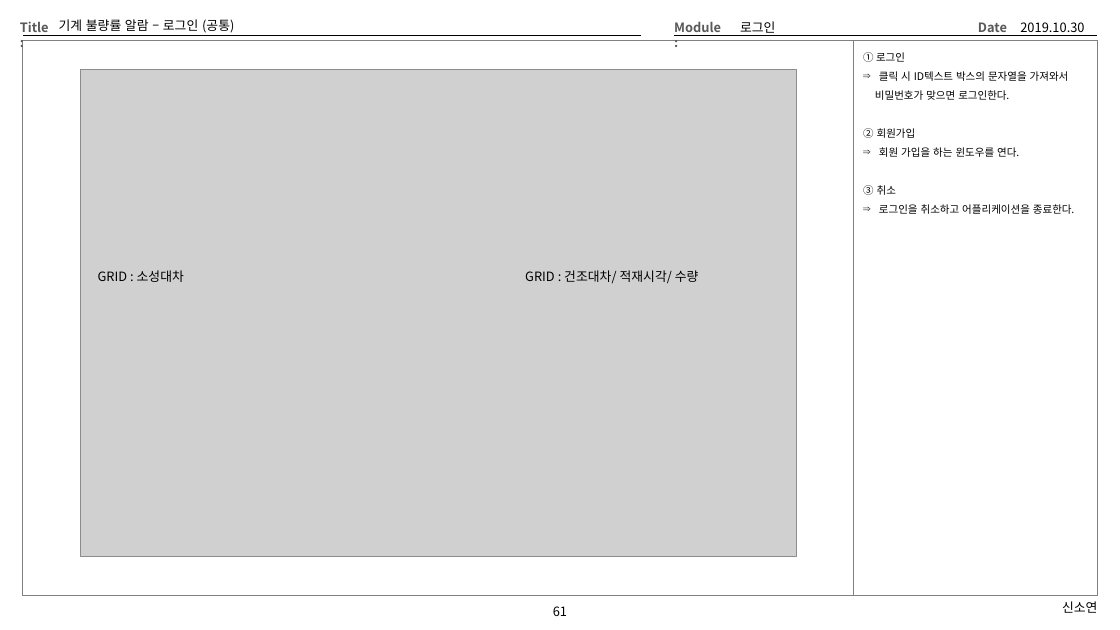
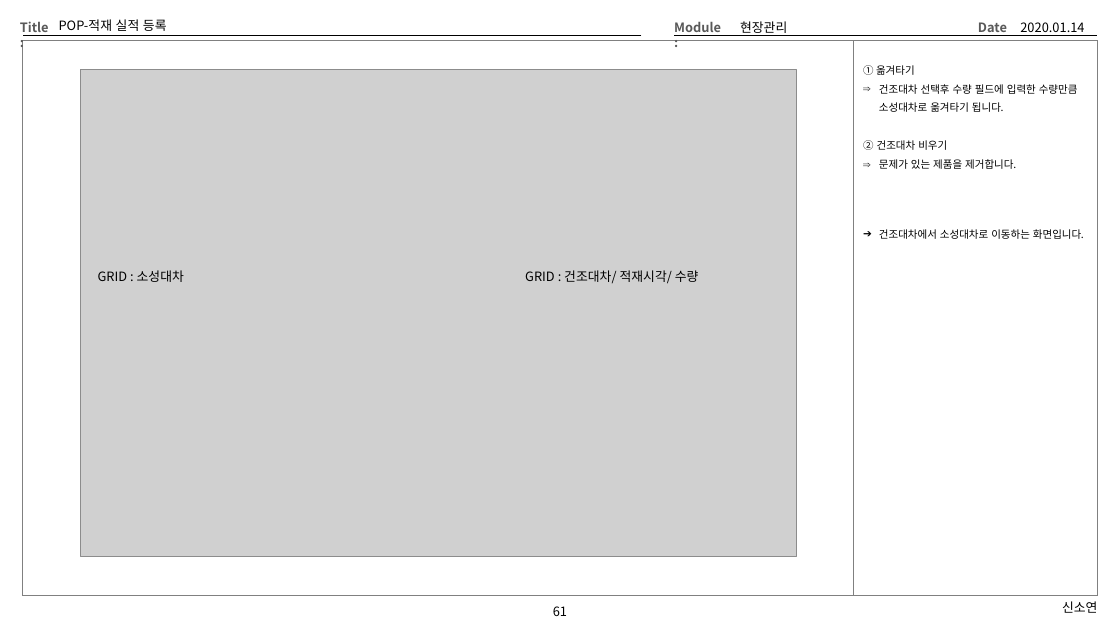
Before and after one commit to Cliedy-s/Team4, a slide deck: slide 61 of source/TEMP/Team4화면설계 - 신소연.pptx. Drawn at 1120x630 pixels with LibreOffice and Linux fonts; fonts in the diff are those of the drawing; grey boxes stand for pictures. Boxes give left, top, right and bottom in pixels: in the first picture for what was removed or moved away, otherwise in the second. Text is boxed around its words. In the diff, an @@ line names an element or a change of style, - is before the commit and + after.

```diff
--- a/source/TEMP/Team4화면설계 - 신소연.pptx
+++ b/source/TEMP/Team4화면설계 - 신소연.pptx
@@ title at (x1=59, y1=19, x2=167, y2=31): text changed @@
-기계 불량률 알람 – 로그인 (공통)
+POP-적재 실적 등록
@@ text at (x1=740, y1=21, x2=787, y2=36): text changed @@
-로그인
+현장관리
@@ text at (x1=1020, y1=22, x2=1084, y2=36): text changed @@
-2019.10.30
+2020.01.14
@@ text at (x1=863, y1=65, x2=1084, y2=239): text changed @@
-① 로그인
-⇒ 클릭 시 ID텍스트 박스의 문자열을 가져와서
-비밀번호가 맞으면 로그인한다.
-② 회원가입
-⇒ 회원 가입을 하는 윈도우를 연다.
-③ 취소
-⇒ 로그인을 취소하고 어플리케이션을 종료한다.
+① 옮겨타기
+⇒ 건조대차 선택후 수량 필드에 입력한 수량만큼 소성대차로 옮겨타기 됩니다.
+② 건조대차 비우기
+⇒ 문제가 있는 제품을 제거합니다.
+➔ 건조대차에서 소성대차로 이동하는 화면입니다.
```
Also in this commit, not shown: 17 other slides changed, 19 other files.
